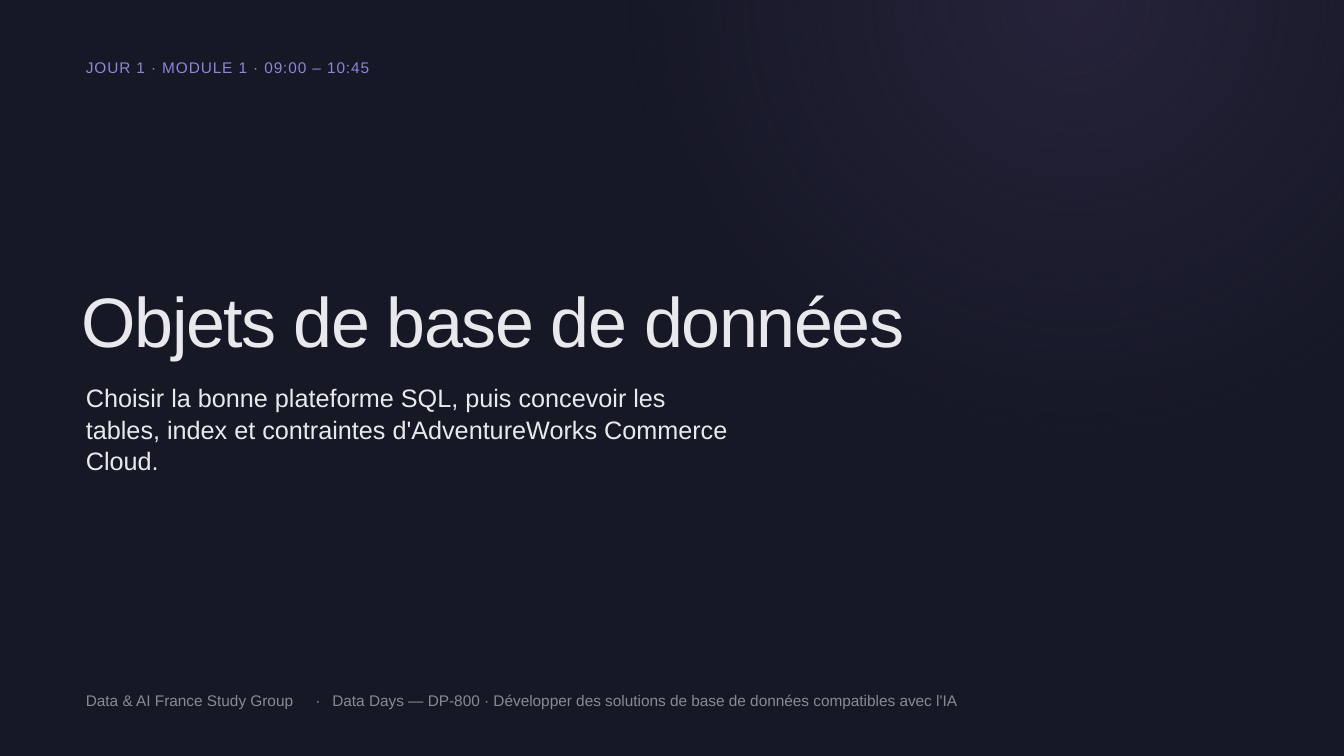
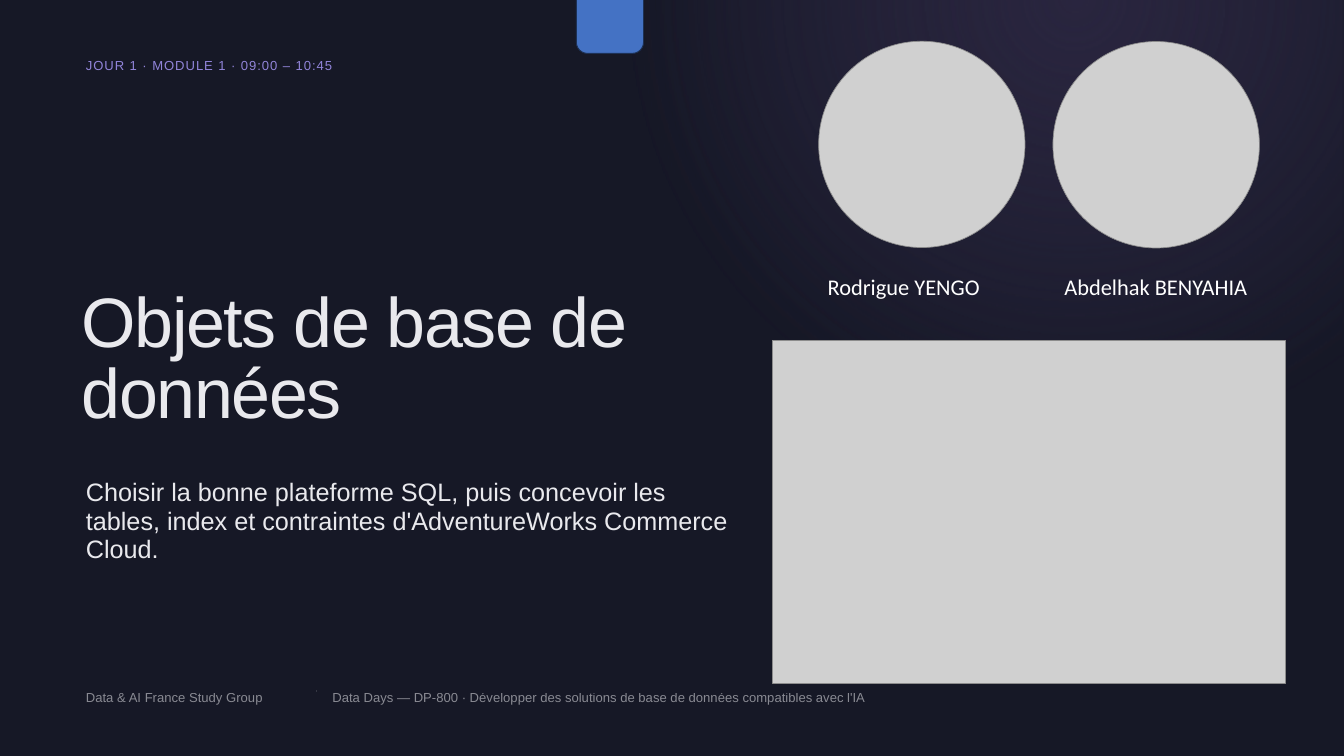
Before and after one commit to smartissime/data-day-2026, a slide deck: slide 1 of DP-800/DP-800-Jour 1 - Session 1.pptx. Drawn at 1344x756 pixels with LibreOffice and Linux fonts; fonts in the diff are those of the drawing; grey boxes stand for pictures; background and template pictures are left out. Boxes give left, top, right and bottom in pixels: in the first picture for what was removed or moved away, otherwise in the second. Text is boxed around its words. In the diff, an @@ line names an element or a change of style, - is before the commit and + after.

```diff
--- a/DP-800/DP-800-Jour 1 - Session 1.pptx
+++ b/DP-800/DP-800-Jour 1 - Session 1.pptx
@@ rectangle removed at box(0, 0, 1344, 756) @@
@@ rectangle added at box(0, 0, 1344, 756), fill gradient #2B2741 @@
@@ rectangle added at box(0, 0, 1343, 755), fill gradient #2B2741 @@
@@ rounded rectangle added at box(577, 0, 644, 53), fill #4472C4, outline #1E3256 1 pt @@
@@ text removed at box(86, 62, 369, 73) @@
-JOUR 1 · MODULE 1 · 09:00 – 10:45
@@ text added at box(86, 61, 332, 70), 14 pt, text #9184D9 @@
+JOUR 1 · MODULE 1 · 09:00 – 10:45
@@ text at box(82, 296, 627, 419): text changed @@
-Objets de base de données
+Objets de base de
+données
@@ group added at box(772, 41, 1286, 683): 3 pictures, 2 texts @@
+Abdelhak BENYAHIA
+Rodrigue YENGO
@@ text "Choisir la bonne plateforme SQL, ...": place and size @@
-text "Choisir la bonne plateforme SQL, ..." at box(86, 388, 727, 471)
+text "Choisir la bonne plateforme SQL, ..." at box(86, 482, 727, 559)
@@ text "Choisir la bonne plateforme SQL, ..." at box(86, 482, 727, 559): line spacing 1.05 to 0.95 @@
@@ text removed at box(86, 695, 293, 709) @@
-Data & AI France Study Group
@@ text added at box(86, 693, 262, 705), 14 pt, text #E9E9ED at 55% opacity @@
+Data & AI France Study Group
@@ text removed at box(332, 695, 957, 709) @@
-Data Days — DP-800 · Développer des solutions de base de données compatibles avec l'IA
@@ text added at box(332, 693, 865, 705), 14 pt, text #E9E9ED at 55% opacity @@
+Data Days — DP-800 · Développer des solutions de base de données compatibles avec l'IA
```
Also in this commit, not shown: 7 other slides changed, 13 other files.
